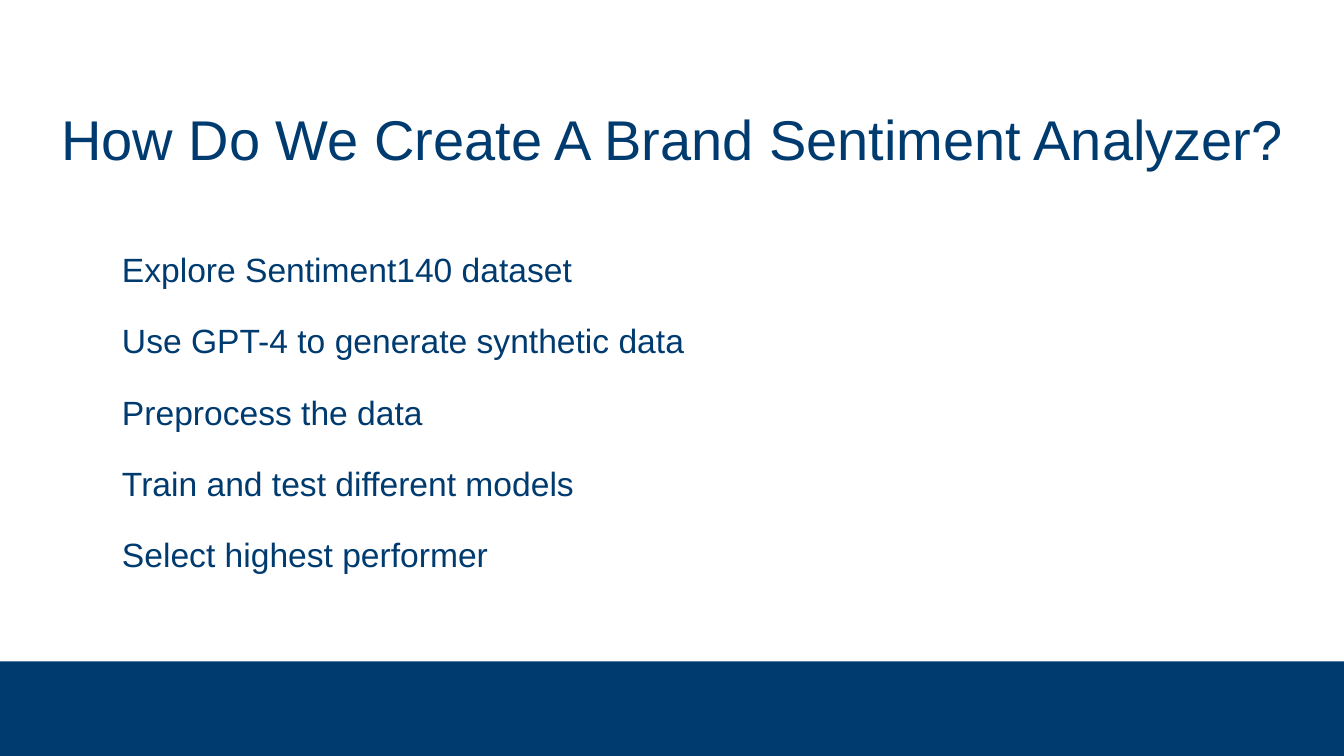
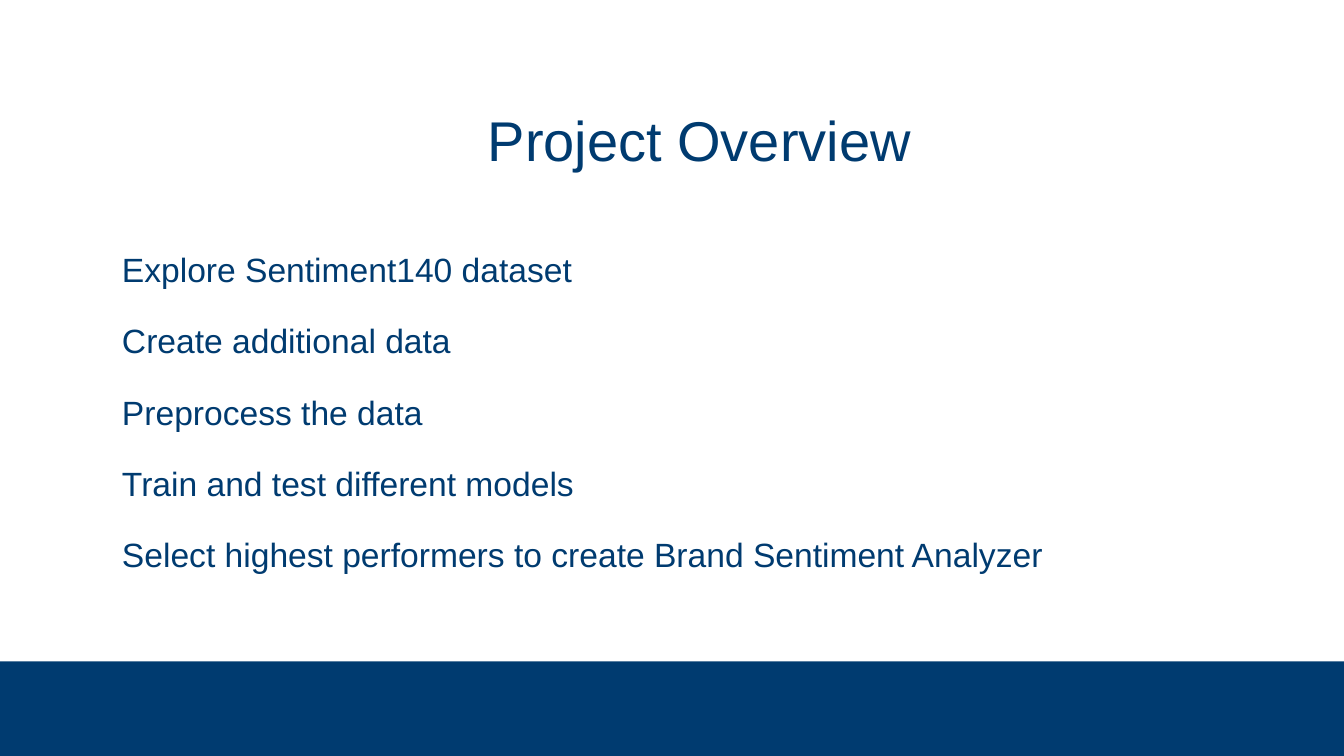
Before and after one commit to subsystem3/project, a slide deck: slide 6 of Final-Project-Team-2.pptx (slide 7 before the commit). Drawn at 1344x756 pixels with LibreOffice and Linux fonts; fonts in the diff are those of the drawing; background and template pictures are left out. Boxes give left, top, right and bottom in pixels: in the first picture for what was removed or moved away, otherwise in the second. Text is boxed around its words. In the diff, an @@ line names an element or a change of style, - is before the commit and + after.

```diff
--- a/Final-Project-Team-2.pptx
+++ b/Final-Project-Team-2.pptx
@@ title at bbox=[488, 120, 910, 171]: text changed @@
-How Do We Create A Brand Sentiment Analyzer?
+Project Overview
@@ text at bbox=[122, 328, 450, 354]: text changed @@
-Use GPT-4 to generate synthetic data
+Create additional data
@@ text at bbox=[122, 542, 1043, 574]: text changed @@
-Select highest performer
+Select highest performers to create Brand Sentiment Analyzer
```
Also in this commit, not shown: 3 other slides changed, 1 slide removed.
